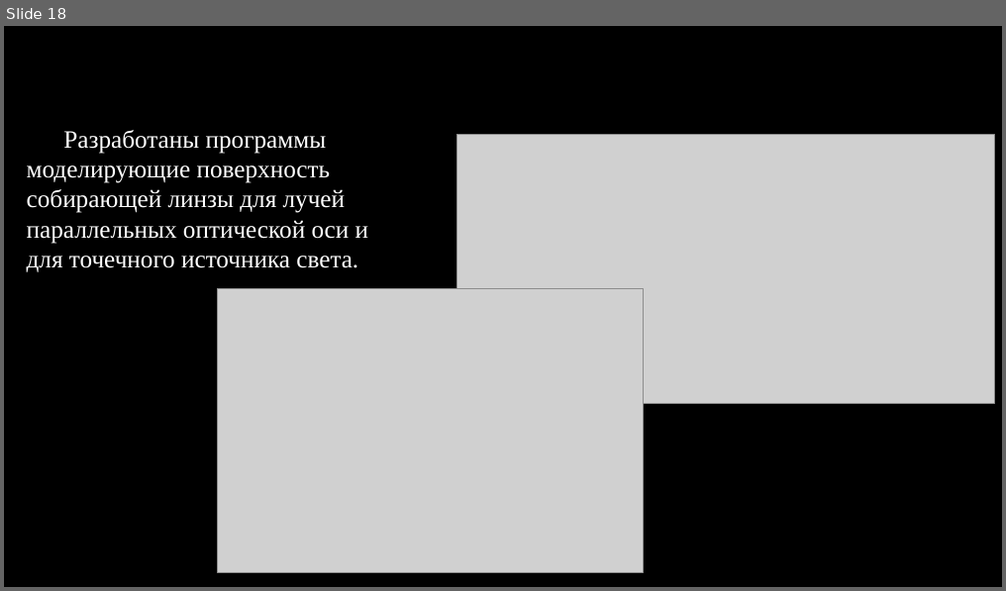
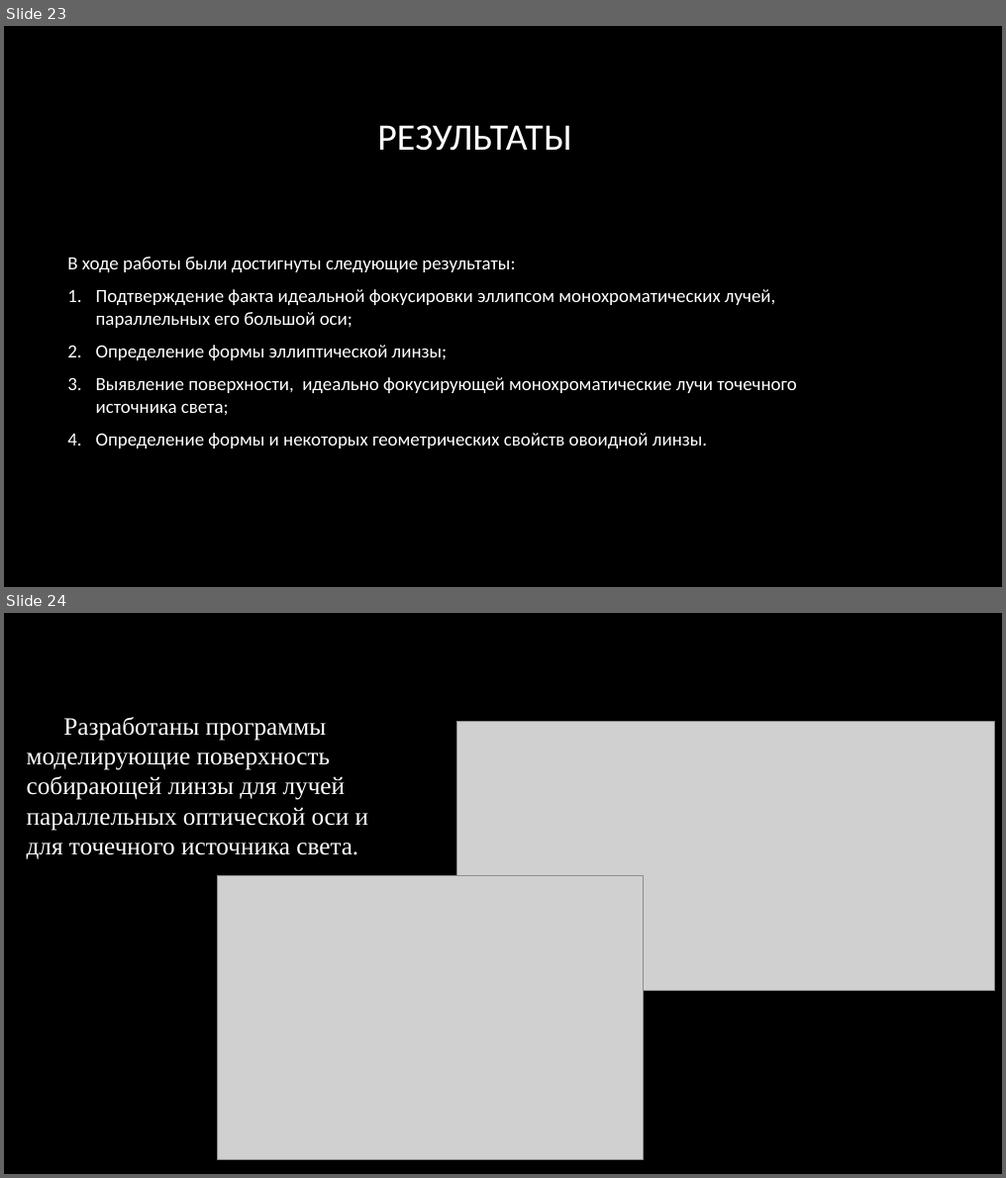
Before and after one commit to KondratovichMaxim/sciense, a slide deck: создания идеальной линзы.pptx. Shown one above the other, each under a label of ours: slide 18 before the commit, slides 23 and 24 after it. The pictures are 1006x591 and 1006x1178 pixels, drawn with LibreOffice and Linux fonts; fonts in the diff are those of the drawing; grey boxes stand for pictures; background and template pictures are left out. Boxes give left, top, right and bottom in pixels: in the first picture for what was removed or moved away, otherwise in the second. Text is boxed around its words. In the diff, an @@ line names an element or a change of style, - is before the commit and + after.

```diff
--- a/создания идеальной линзы.pptx
+++ b/создания идеальной линзы.pptx
@@ slide 23 added at (4, 26, 1002, 587), background picture (left out) @@
@@ title added at (377, 125, 571, 151), 36 pt, text #FFFFFF @@
+РЕЗУЛЬТАТЫ
@@ text added at (67, 257, 796, 449), 18 pt, text #FFFFFF @@
+В ходе работы были достигнуты следующие результаты:
+1. Подтверждение факта идеальной фокусировки эллипсом монохроматических лучей, параллельных его большой оси;
+2. Определение формы эллиптической линзы;
+3. Выявление поверхности, идеально фокусирующей монохроматические лучи точечного источника света;
+4. Определение формы и некоторых геометрических свойств овоидной линзы.
@@ what was slide 18 is now slide 24 @@
```
Also in this commit, not shown: 4 slides changed, 12 other slides added, 7 slides removed, 5 other files.
